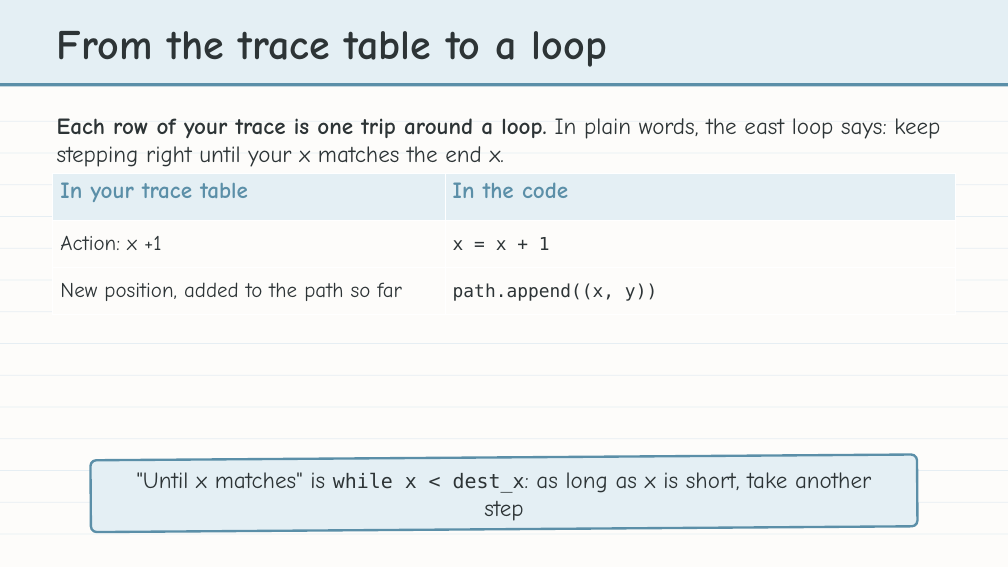
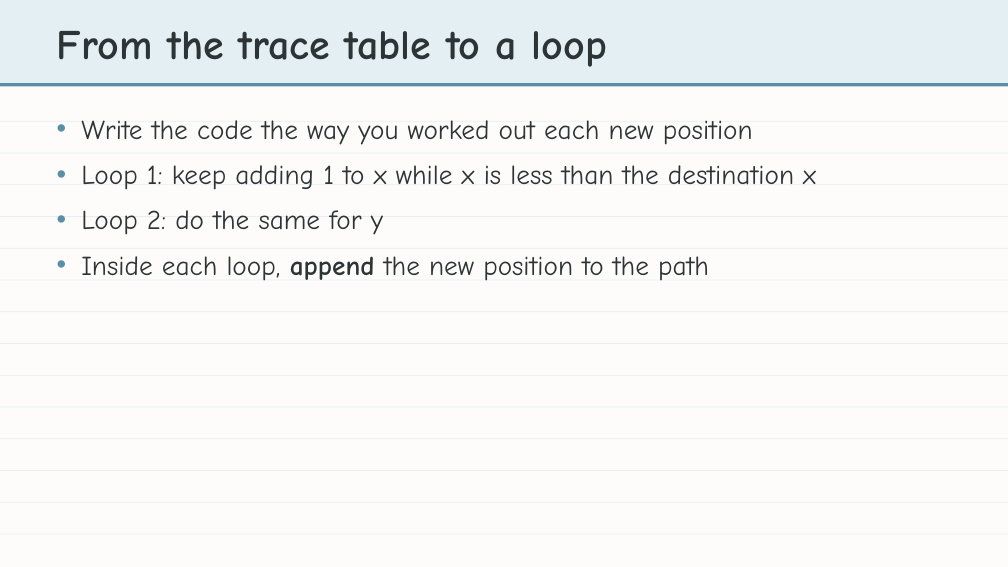
Before and after one commit to bradamiller/LearningPython, a slide deck: slide 10 of static/slides/module-04-manhattan/module-4-lesson-04-the-manhattan-algorithm.pptx (slide 9 before the commit). Drawn at 1008x567 pixels with LibreOffice and Linux fonts; fonts in the diff are those of the drawing. Boxes give left, top, right and bottom in pixels: in the first picture for what was removed or moved away, otherwise in the second. Text is boxed around its words. In the diff, an @@ line names an element or a change of style, - is before the commit and + after.

```diff
--- a/static/slides/module-04-manhattan/module-4-lesson-04-the-manhattan-algorithm.pptx
+++ b/static/slides/module-04-manhattan/module-4-lesson-04-the-manhattan-algorithm.pptx
@@ text at (81, 120, 816, 281): text changed; size 22 to 26 pt @@
-Each row of your trace is one trip around a loop. In plain words, the east loop says: keep stepping right until your x matches the end x.
+• Write the code the way you worked out each new position
+• Loop 1: keep adding 1 to x while x is less than the destination x
+• Loop 2: do the same for y
+• Inside each loop, append the new position to the path
@@ table removed at (53, 174, 955, 315), 3 rows, 2 columns @@
-In your trace table | In the code
-Action: x +1 | x = x + 1
-New position, added to the path so far | path.append((x, y))
@@ rounded rectangle removed at (91, 455, 917, 532) @@
@@ text removed at (137, 472, 871, 521) @@
-"Until x matches" is while x < dest_x: as long as x is short, take another step
```
Also in this commit, not shown: 2 slides added, 7 other files.
